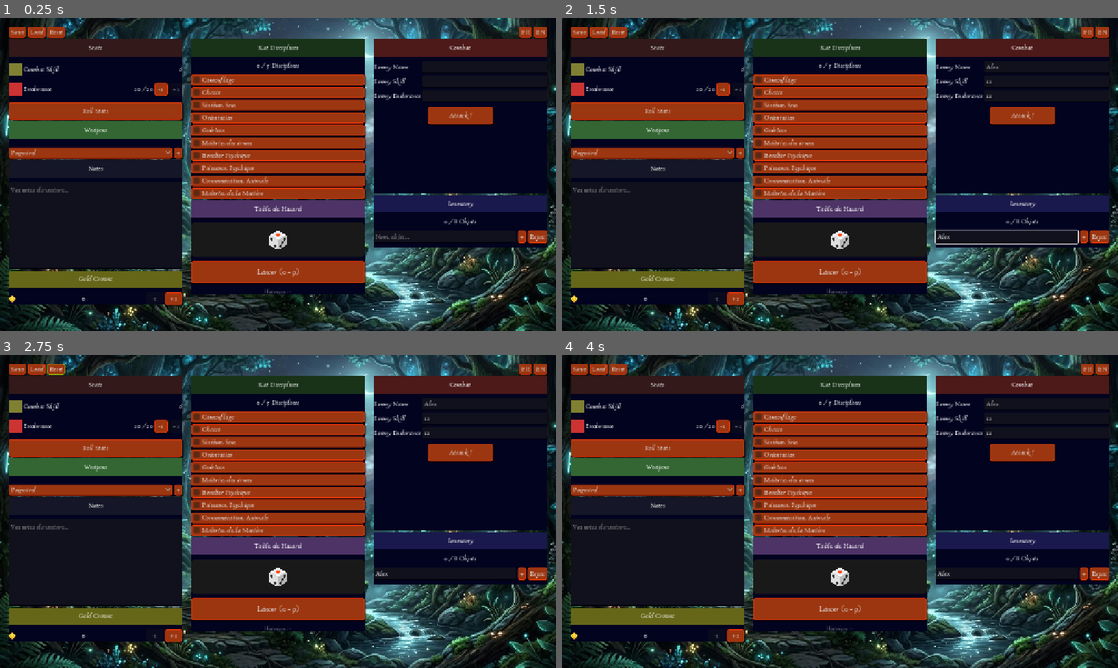
Above: before the commit, frames 1-4 (two rows, left to right).
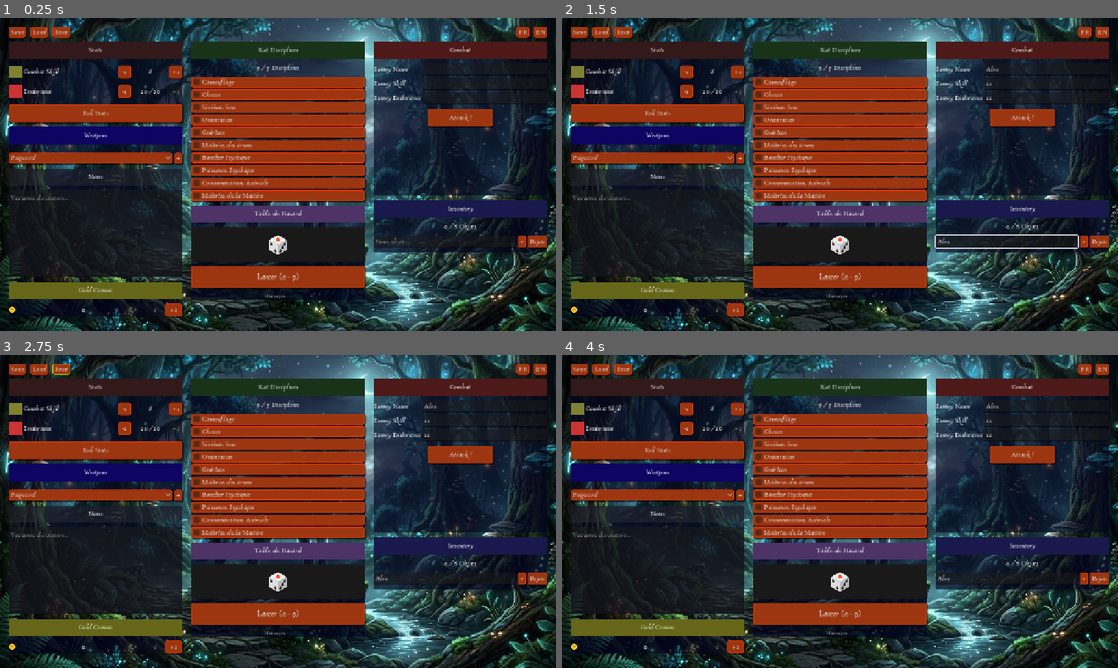
Above: after the commit, the same moments.

Repository: Pascal-Casier/LoupSolitaireApp
Game: Godot game, scene res://scenes/main/Main.tscn
The game is run twice, just before and just after one commit, with the same random seed, the same clock (stepped at 60 frames per second) and the same inputs.
Inputs (mouse positions are in pixels of both pictures, inside the frame that each line leads up to):
- Up to frame 1 (0.25 s): no input
- Up to frame 2 (1.5 s): click (1045, 68) at 0.52 s; type "Alex" at 0.6 s; click (1045, 80) at 0.75 s; type "12" at 0.83 s; click (1045, 96) at 0.98 s; type "12" at 1.07 s; click (1006, 237) at 1.27 s; type "Alex" at 1.35 s
- Up to frame 3 (2.75 s): click "Reset" at 2 s
- Up to frame 4 (4 s): click "-1" at 2.75 s; click "+1" at 3.5 s

The runs differ from the first frame. In frame 1, 31% of the frame differs, in the area x 1-99%, y 2-96%; in frame 2, 32%; in frame 3, 31%; in frame 4, 31%.

Commit message:
petits ajustements

Diff:
--- a/scenes/main/Main.tscn
+++ b/scenes/main/Main.tscn
@@ -79,7 +79,7 @@
 shadow_offset = Vector2(2, 2)
 
 [sub_resource type="StyleBoxFlat" id="StyleBoxFlat_3km4f"]
-bg_color = Color(0.010248822, 0.0145787, 0.12109375, 1)
+bg_color = Color(0.011764706, 0.015686275, 0.12156863, 0.61960787)
 
 [sub_resource type="Theme" id="Theme_qkm1d"]
 default_font = ExtResource("1_qkm1d")
@@ -126,9 +126,11 @@
 
 [node name="VBoxContainer" type="VBoxContainer" parent="MarginContainer" unique_id=450958165]
 layout_mode = 2
+theme_override_constants/separation = 9
 
 [node name="TopBar" type="HBoxContainer" parent="MarginContainer/VBoxContainer" unique_id=1214809452]
 layout_mode = 2
+theme_override_constants/separation = 10
 
 [node name="BtnSave" type="Button" parent="MarginContainer/VBoxContainer/TopBar" unique_id=1178757026]
 layout_mode = 2
@@ -148,6 +150,7 @@
 
 [node name="LangContainer" type="HBoxContainer" parent="MarginContainer/VBoxContainer/TopBar" unique_id=543698044]
 layout_mode = 2
+theme_override_constants/separation = 10
 
 [node name="BtnFR" type="Button" parent="MarginContainer/VBoxContainer/TopBar/LangContainer" unique_id=712007387]
 layout_mode = 2
@@ -171,6 +174,7 @@
 [node name="ColLeft" type="VBoxContainer" parent="MarginContainer/VBoxContainer/ScrollContainer/ColumnsLayout" unique_id=1486880056]
 layout_mode = 2
 size_flags_horizontal = 3
+theme_override_constants/separation = 11
 
 [node name="StatsPanel" parent="MarginContainer/VBoxContainer/ScrollContainer/ColumnsLayout/ColLeft" unique_id=571231600 instance=ExtResource("2_q24mn")]
 layout_mode = 2
@@ -187,6 +191,7 @@
 [node name="ColCenter" type="VBoxContainer" parent="MarginContainer/VBoxContainer/ScrollContainer/ColumnsLayout" unique_id=725967396]
 layout_mode = 2
 size_flags_horizontal = 3
+theme_override_constants/separation = 10
 
 [node name="DisciplinesPanel" parent="MarginContainer/VBoxContainer/ScrollContainer/ColumnsLayout/ColCenter" unique_id=1500763873 instance=ExtResource("3_gyg6b")]
 layout_mode = 2
@@ -201,6 +206,7 @@
 [node name="CombatSlot" type="VBoxContainer" parent="MarginContainer/VBoxContainer/ScrollContainer/ColumnsLayout/ColRight" unique_id=1606178546]
 layout_mode = 2
 size_flags_vertical = 3
+theme_override_constants/separation = 10
 
 [node name="CombatPanel" parent="MarginContainer/VBoxContainer/ScrollContainer/ColumnsLayout/ColRight/CombatSlot" unique_id=1488117252 instance=ExtResource("2_nha0i")]
 layout_mode = 2
--- a/scenes/panels/StatsPanel/StatsPanel.gd
+++ b/scenes/panels/StatsPanel/StatsPanel.gd
@@ -1,6 +1,8 @@
 extends Control
 
 @onready var lbl_combat_skill_val = $VBoxContainer/SkillRow/SkillValueLabel
+@onready var btn_cs_minus = $VBoxContainer/SkillRow/BtnMinus
+@onready var btn_cs_plus = $VBoxContainer/SkillRow/BtnPlus
 @onready var lbl_endurance_val = $VBoxContainer/EnduranceRow/EnduranceValueLabel
 @onready var btn_endurance_minus = $VBoxContainer/EnduranceRow/BtnMinus
 @onready var btn_endurance_plus = $VBoxContainer/EnduranceRow/BtnPlus
@@ -8,6 +10,8 @@
 
 func _ready() -> void:
 	# 1. Connexion aux signaux UI
+	btn_cs_minus.pressed.connect(_on_cs_minus)
+	btn_cs_plus.pressed.connect(_on_cs_plus)
 	btn_endurance_minus.pressed.connect(_on_endurance_minus)
 	btn_endurance_plus.pressed.connect(_on_endurance_plus)
 	btn_roll_stats.pressed.connect(_on_roll_stats)
@@ -24,6 +28,14 @@
 
 func _on_endurance_plus() -> void:
 	GameState.modify_current_endurance(1)
+	AudioManager.play_ui_click()
+
+func _on_cs_minus() -> void:
+	GameState.modify_combat_skill(-1)
+	AudioManager.play_ui_click()
+
+func _on_cs_plus() -> void:
+	GameState.modify_combat_skill(1)
 	AudioManager.play_ui_click()
 
 func _on_roll_stats() -> void:
@@ -46,3 +58,6 @@
 	# Activer/Désactiver les boutons de +1 et -1 selon les limites
 	btn_endurance_plus.disabled = (current_endurance >= max_endurance)
 	btn_endurance_minus.disabled = (current_endurance <= 0)
+	btn_cs_minus.disabled = (combat_skill <= 0)
+
+	btn_roll_stats.visible = not GameState.stats_rolled
--- a/scenes/panels/StatsPanel/StatsPanel.tscn
+++ b/scenes/panels/StatsPanel/StatsPanel.tscn
@@ -1,8 +1,8 @@
-[gd_scene load_steps=2 format=3 uid="uid://statspanel1"]
+[gd_scene format=3 uid="uid://statspanel1"]
 
-[ext_resource type="Script" path="res://scenes/panels/StatsPanel/StatsPanel.gd" id="1_stats"]
+[ext_resource type="Script" uid="uid://t5eqrvqmk55a" path="res://scenes/panels/StatsPanel/StatsPanel.gd" id="1_stats"]
 
-[node name="StatsPanel" type="PanelContainer"]
+[node name="StatsPanel" type="PanelContainer" unique_id=433222655]
 anchors_preset = 15
 anchor_right = 1.0
 anchor_bottom = 1.0
@@ -10,71 +10,87 @@
 grow_vertical = 2
 script = ExtResource("1_stats")
 
-[node name="VBoxContainer" type="VBoxContainer" parent="."]
+[node name="VBoxContainer" type="VBoxContainer" parent="." unique_id=1200193147]
 layout_mode = 2
 theme_override_constants/separation = 15
 
-[node name="Header" type="ColorRect" parent="VBoxContainer"]
+[node name="Header" type="ColorRect" parent="VBoxContainer" unique_id=1150106397]
 custom_minimum_size = Vector2(0, 40)
 layout_mode = 2
 color = Color(0.2, 0.1, 0.1, 1)
 
-[node name="TitleLabel" type="Label" parent="VBoxContainer/Header"]
+[node name="TitleLabel" type="Label" parent="VBoxContainer/Header" unique_id=316218039]
 layout_mode = 1
 anchors_preset = 15
 anchor_right = 1.0
 anchor_bottom = 1.0
+grow_horizontal = 2
+grow_vertical = 2
 text = "UI_STATS_TITLE"
 horizontal_alignment = 1
 vertical_alignment = 1
 
-[node name="SkillRow" type="HBoxContainer" parent="VBoxContainer"]
+[node name="SkillRow" type="HBoxContainer" parent="VBoxContainer" unique_id=456002378]
 layout_mode = 2
 alignment = 1
 
-[node name="IconRect" type="ColorRect" parent="VBoxContainer/SkillRow"]
+[node name="IconRect" type="ColorRect" parent="VBoxContainer/SkillRow" unique_id=715796630]
 custom_minimum_size = Vector2(30, 30)
 layout_mode = 2
 color = Color(0.5, 0.5, 0.2, 1)
 
-[node name="SkillLabel" type="Label" parent="VBoxContainer/SkillRow"]
+[node name="SkillLabel" type="Label" parent="VBoxContainer/SkillRow" unique_id=893414455]
 layout_mode = 2
 size_flags_horizontal = 3
 text = "UI_COMBAT_SKILL"
 
-[node name="SkillValueLabel" type="Label" parent="VBoxContainer/SkillRow"]
+[node name="BtnMinus" type="Button" parent="VBoxContainer/SkillRow" unique_id=1377729991]
+custom_minimum_size = Vector2(30, 0)
+layout_mode = 2
+text = "-1"
+
+[node name="SkillValueLabel" type="Label" parent="VBoxContainer/SkillRow" unique_id=993947860]
+custom_minimum_size = Vector2(80, 0)
 layout_mode = 2
 text = "10"
+horizontal_alignment = 1
 
-[node name="EnduranceRow" type="HBoxContainer" parent="VBoxContainer"]
+[node name="BtnPlus" type="Button" parent="VBoxContainer/SkillRow" unique_id=495636501]
+custom_minimum_size = Vector2(30, 0)
+layout_mode = 2
+text = "+1"
+
+[node name="EnduranceRow" type="HBoxContainer" parent="VBoxContainer" unique_id=2038212464]
 layout_mode = 2
 alignment = 1
 
-[node name="IconRect" type="ColorRect" parent="VBoxContainer/EnduranceRow"]
+[node name="IconRect" type="ColorRect" parent="VBoxContainer/EnduranceRow" unique_id=1136067900]
 custom_minimum_size = Vector2(30, 30)
 layout_mode = 2
 color = Color(0.8, 0.2, 0.2, 1)
 
-[node name="EnduranceLabel" type="Label" parent="VBoxContainer/EnduranceRow"]
+[node name="EnduranceLabel" type="Label" parent="VBoxContainer/EnduranceRow" unique_id=1826174385]
 layout_mode = 2
 size_flags_horizontal = 3
 text = "UI_ENDURANCE"
 
-[node name="EnduranceValueLabel" type="Label" parent="VBoxContainer/EnduranceRow"]
-layout_mode = 2
-text = "20 / 20"
-
-[node name="BtnMinus" type="Button" parent="VBoxContainer/EnduranceRow"]
+[node name="BtnMinus" type="Button" parent="VBoxContainer/EnduranceRow" unique_id=1638365438]
 custom_minimum_size = Vector2(30, 0)
 layout_mode = 2
 text = "-1"
 
-[node name="BtnPlus" type="Button" parent="VBoxContainer/EnduranceRow"]
+[node name="EnduranceValueLabel" type="Label" parent="VBoxContainer/EnduranceRow" unique_id=1153301130]
+custom_minimum_size = Vector2(80, 0)
+layout_mode = 2
+text = "20 / 20"
+horizontal_alignment = 1
+
+[node name="BtnPlus" type="Button" parent="VBoxContainer/EnduranceRow" unique_id=1507157813]
 custom_minimum_size = Vector2(30, 0)
 layout_mode = 2
 text = "+1"
 
-[node name="BtnRollStats" type="Button" parent="VBoxContainer"]
+[node name="BtnRollStats" type="Button" parent="VBoxContainer" unique_id=672964380]
 custom_minimum_size = Vector2(0, 40)
 layout_mode = 2
 text = "UI_ROLL_STATS"
--- a/scenes/panels/WeaponsPanel/WeaponsPanel.tscn
+++ b/scenes/panels/WeaponsPanel/WeaponsPanel.tscn
@@ -1,8 +1,8 @@
-[gd_scene load_steps=2 format=3 uid="uid://weaponspanel1"]
+[gd_scene format=3 uid="uid://c18dqd7ggm0s7"]
 
-[ext_resource type="Script" path="res://scenes/panels/WeaponsPanel/WeaponsPanel.gd" id="1_weap"]
+[ext_resource type="Script" uid="uid://7jv0b5owdd5n" path="res://scenes/panels/WeaponsPanel/WeaponsPanel.gd" id="1_weap"]
 
-[node name="WeaponsPanel" type="PanelContainer"]
+[node name="WeaponsPanel" type="PanelContainer" unique_id=1999273750]
 anchors_preset = 15
 anchor_right = 1.0
 anchor_bottom = 1.0
@@ -10,35 +10,37 @@
 grow_vertical = 2
 script = ExtResource("1_weap")
 
-[node name="VBoxContainer" type="VBoxContainer" parent="."]
+[node name="VBoxContainer" type="VBoxContainer" parent="." unique_id=1611557019]
 layout_mode = 2
 theme_override_constants/separation = 10
 
-[node name="Header" type="ColorRect" parent="VBoxContainer"]
+[node name="Header" type="ColorRect" parent="VBoxContainer" unique_id=1602485813]
 custom_minimum_size = Vector2(0, 40)
 layout_mode = 2
-color = Color(0.2, 0.4, 0.2, 1)
+color = Color(0.05140285, 0.0203671, 0.38151044, 1)
 
-[node name="TitleLabel" type="Label" parent="VBoxContainer/Header"]
+[node name="TitleLabel" type="Label" parent="VBoxContainer/Header" unique_id=334652268]
 layout_mode = 1
 anchors_preset = 15
 anchor_right = 1.0
 anchor_bottom = 1.0
+grow_horizontal = 2
+grow_vertical = 2
 text = "UI_WEAPONS_TITLE"
 horizontal_alignment = 1
 vertical_alignment = 1
 
-[node name="WeaponList" type="VBoxContainer" parent="VBoxContainer"]
+[node name="WeaponList" type="VBoxContainer" parent="VBoxContainer" unique_id=643588865]
 layout_mode = 2
 theme_override_constants/separation = 5
 
-[node name="AddContainer" type="HBoxContainer" parent="VBoxContainer"]
+[node name="AddContainer" type="HBoxContainer" parent="VBoxContainer" unique_id=374550237]
 layout_mode = 2
 
-[node name="ComboAdd" type="OptionButton" parent="VBoxContainer/AddContainer"]
+[node name="ComboAdd" type="OptionButton" parent="VBoxContainer/AddContainer" unique_id=309855785]
 layout_mode = 2
 size_flags_horizontal = 3
 
-[node name="BtnAdd" type="Button" parent="VBoxContainer/AddContainer"]
+[node name="BtnAdd" type="Button" parent="VBoxContainer/AddContainer" unique_id=214009473]
 layout_mode = 2
 text = "+"
--- a/scripts/singletons/GameState.gd
+++ b/scripts/singletons/GameState.gd
@@ -24,6 +24,7 @@
 var disciplines := [] # Array de strings (max 5)
 var gold: int = 0
 var notes: String = ""
+var stats_rolled: bool = false
 
 # Spécifiques à certaines disciplines
 var has_weapon_mastery: bool = false
@@ -57,6 +58,7 @@
 func roll_initial_stats() -> void:
 	stats.base_combat_skill = 10 + roll_d10()
 	stats.base_max_endurance = 20 + roll_d10()
+	stats_rolled = true
 
 	stats.combat_skill = stats.base_combat_skill
 	stats.max_endurance = stats.base_max_endurance
@@ -65,6 +67,11 @@
 
 func modify_current_endurance(amount: int) -> void:
 	stats.current_endurance = clampi(stats.current_endurance + amount, 0, stats.max_endurance)
+	emit_stats()
+
+func modify_combat_skill(amount: int) -> void:
+	stats.base_combat_skill = max(0, stats.base_combat_skill + amount)
+	stats.combat_skill = stats.base_combat_skill
 	emit_stats()
 
 func get_total_combat_skill() -> int:
@@ -221,6 +228,7 @@
 		"disciplines": disciplines,
 		"gold": gold,
 		"notes": notes,
+		"stats_rolled": stats_rolled,
 		"has_weapon_mastery": has_weapon_mastery,
 		"mastered_weapon": mastered_weapon
 	}
@@ -232,6 +240,7 @@
 	disciplines = data.get("disciplines", disciplines)
 	gold = data.get("gold", gold)
 	notes = data.get("notes", notes)
+	stats_rolled = data.get("stats_rolled", false)
 	has_weapon_mastery = data.get("has_weapon_mastery", false)
 	mastered_weapon = data.get("mastered_weapon", "")
 
--- a/scripts/singletons/SaveManager.gd
+++ b/scripts/singletons/SaveManager.gd
@@ -77,6 +77,7 @@
 	GameState.notes = ""
 	GameState.has_weapon_mastery = false
 	GameState.mastered_weapon = ""
+	GameState.stats_rolled = false
 
 	# Émettre les signaux
 	GameState.load_state_dict(GameState.get_state_dict())
